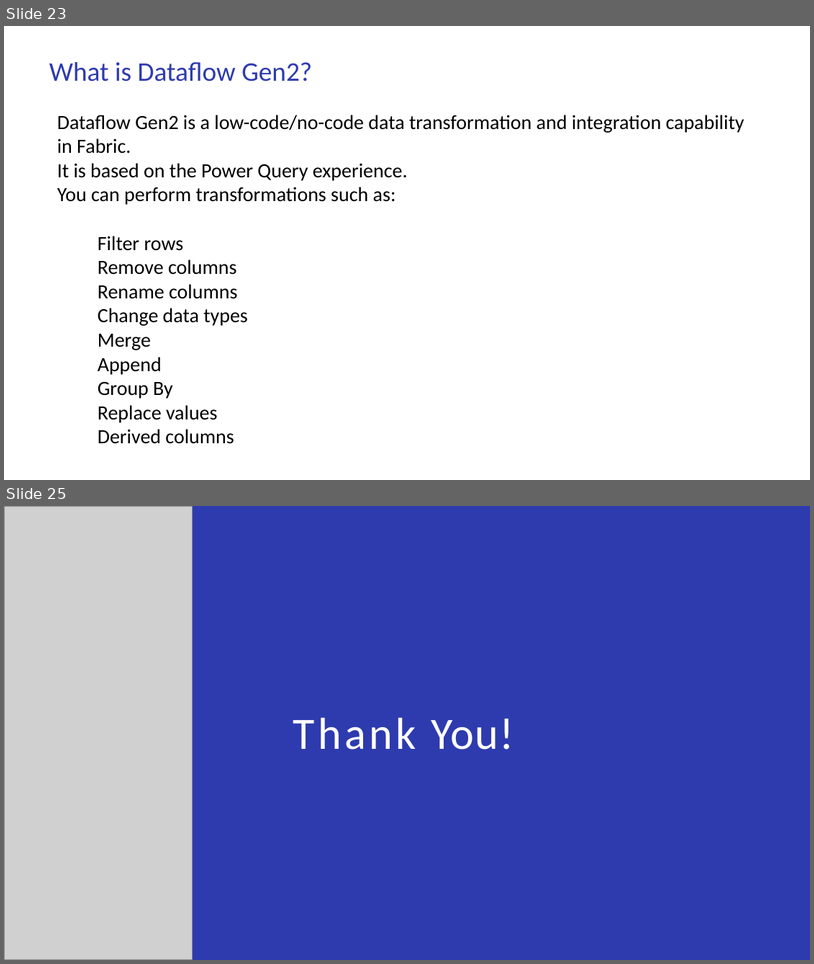
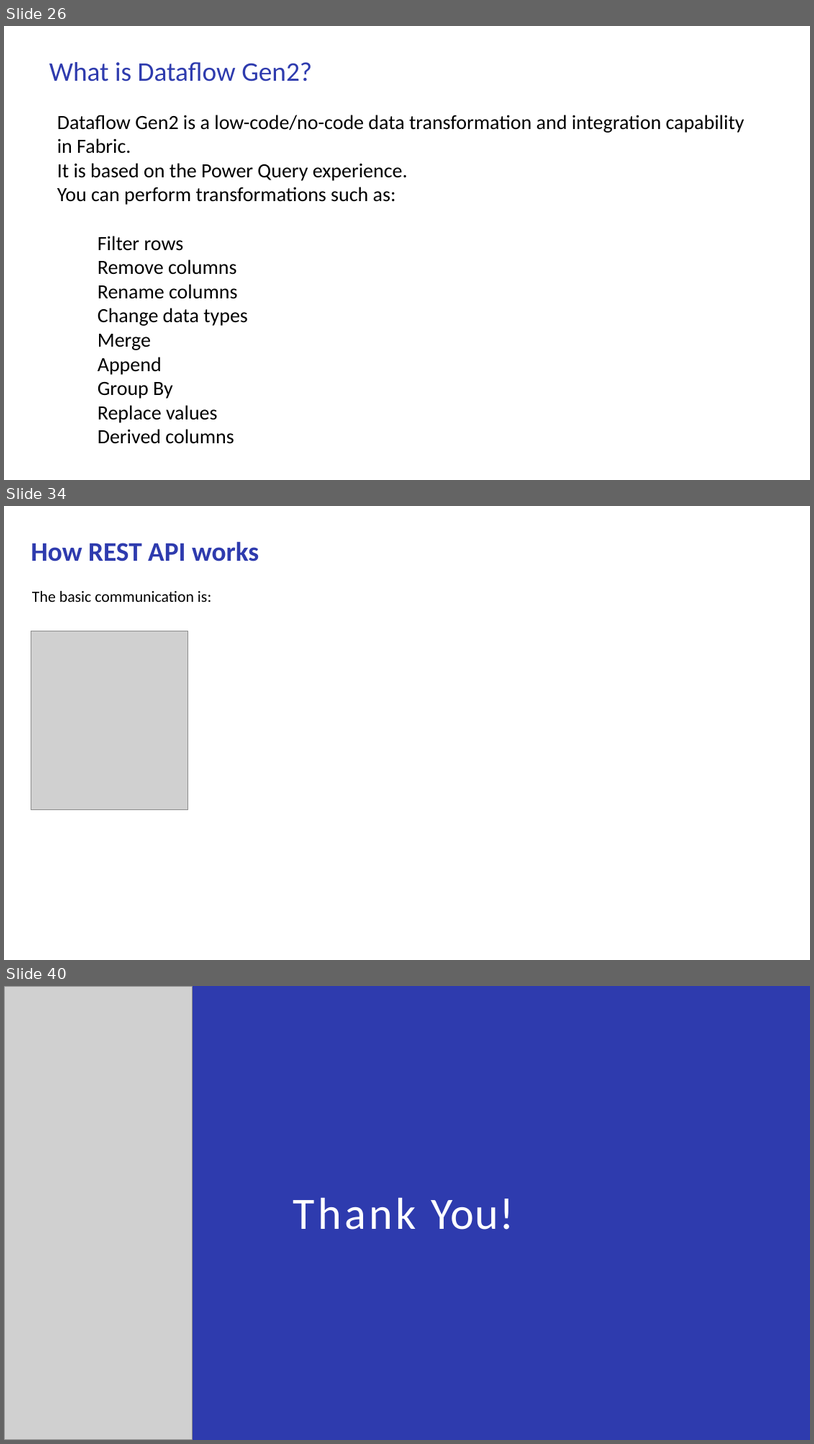
Before and after one commit to babjeereddy/ppt, a slide deck: MS_Fabric.pptx. Shown one above the other, each under a label of ours: slides 23 and 25 before the commit, slides 26, 34 and 40 after it; the slides between them are not shown. The pictures are 814x964 and 814x1444 pixels, drawn with LibreOffice and Linux fonts; fonts in the diff are those of the drawing; grey boxes stand for pictures. Boxes give left, top, right and bottom in pixels: in the first picture for what was removed or moved away, otherwise in the second. Text is boxed around its words. In the diff, an @@ line names an element or a change of style, - is before the commit and + after.

```diff
--- a/MS_Fabric.pptx
+++ b/MS_Fabric.pptx
@@ slide 34 added at [4, 506, 810, 960], background #FFFFFF @@
@@ title added at [31, 541, 259, 561], 24 pt, text #2E3BAE, bold @@
+How REST API works
@@ text added at [32, 591, 211, 602], 14 pt, text #000000 @@
+The basic communication is:
@@ picture added at [31, 631, 187, 810] @@
@@ what was slide 23 is now slide 26 @@
@@ what was slide 25 is now slide 40 @@
```
Also in this commit, not shown: 1 slide changed, 14 other slides added, 3 other files.
